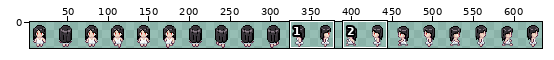
File history of a sprite sheet, Assets/Sprites/BlackHair.png. The picture above shows the old version from afar; the outline marks the close-up.
Close-up. Before the edit:
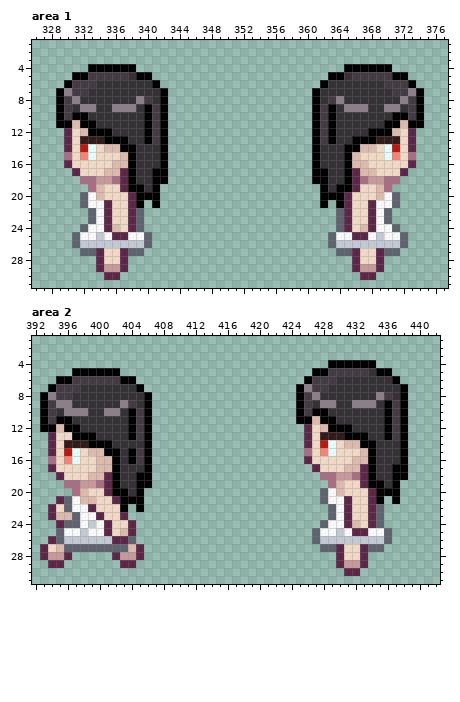
The file is 640x32 pixels. Shown: area 1: x 326..377, y 1..31; area 2: x 392..442, y 1..31. The wide view leaves out empty margins. The commit also changed other parts of the picture, which this record leaves out.
New version:
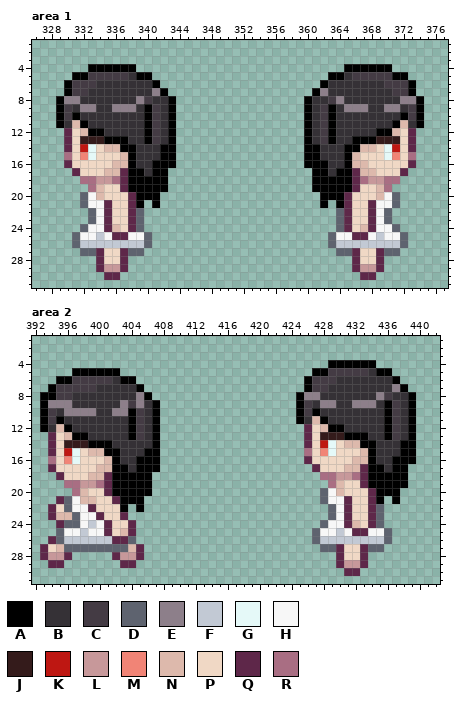
Palette (. is transparent): A #000000  B #353136  C #443b44  D #5e636f  E #8d7f8a  F #c2c9d4  G #e5f9f8  H #f7f7f7  J #341b1b  K #be1712  L #c7989a  M #f18476  N #ddb9ac  P #f0d8c5  Q #5e2749  R #a96e83
Change:
--- area 1
@@ x 326..377 @@
  6 ....ACCCBBBBBBBA....................ABBBBBBBCCCA....
- 7 ...AECCBBBBBBBBBA..................ABBBBBBBBBCCEA...
- 8 ...ACEBBBBBBBECBA..................ABCEBBBBBBBECA...
- 9 ...ACBEEBBEEEBACA..................ACABEEEBBEEBCA...
-10 ...ACAABBBBBBBACA..................ACABBBBBBBAACA...
-11 ...AANAABBBBBBACA..................ACABBBBBBAANAA...
-12 ....QPNAAABBBBACA..................ACABBBBAAANPQ....
-13 ....QPJJJAAABBACA..................ACABBAAAJJJPQ....
-14 ....QPKGPNNAABBBA..................ABBBAANNPGKPQ....
-15 ....RPMGPPPNABBBA..................ABBBANPPPGMPR....
-16 ....QPPPPPNNABBBA..................ABBBANNPPPPPQ....
-17 .....QPPPNNQABBAA..................AABBAQNNPPPQ.....
-18 ......RRLLRQABBAA..................AABBAQRLLRR......
-19 .......RNPPQAABA....................ABAAQPPNR.......
+ 7 ....ACCBBBBBBBBEA..................AEBBBBBBBBCCA....
+ 8 ...AEEBBBBBBBECBBA................ABBCEBBBBBBBEEA...
+ 9 ...ACBEEBBEEEBACBA................ABCABEEEBBEEBCA...
+10 ...ACABBBBBBBBACBA................ABCABBBBBBBBACA...
+11 ...ABNABBBBBBBACBA................ABCABBBBBBBANBA...
+12 ....QPNAABBBBBACBA................ABCABBBBBAANPQ....
+13 ....QPJJJAAABBACBA................ABCABBAAAJJJPQ....
+14 ....QPKGPNNAABBBAA................AABBBAANNPGKPQ....
+15 ....RPMGPPPNABBBAA................AABBBANPPPGMPR....
+16 ....QPPPPPNNABBAAA................AAABBANNPPPPPQ....
+17 .....QPPPNNQAABAA..................AABAAQNNPPPQ.....
+18 ......RRLLRQAAAAA..................AAAAAQRLLRR......
+19 .......RNPPQAAAAA..................AAAAAQPPNR.......
 20 ......DHNPPPQAAA....................AAAQPPPNHD......
--- area 2
@@ x 392..442 @@
  5 .....AAAAAA........................AACCCCCBAA......
- 6 ...AACCCCCCAA.....................ACCCBBBBBBBA.....
- 7 ..ACCCBBBBBBBA...................AECCBBBBBBBBBA....
- 8 .AECCBBBBBBBBBA..................ACEBBBBBBBECBA....
- 9 .ACEEBBBBBBECBA..................ACBEEBBEEEBACA....
-10 .ACBEEEBBEEBACA..................ACAABBBBBBBACA....
-11 .ACAABBBBBBBACA..................AANAABBBBBBACA....
-12 .AANAABBBBBBACA...................QPNAAABBBBACA....
-13 ..QPPAAABBBBACA...................QPJJJAAABBACA....
-14 ..QPJJJAAABBBBA...................QPKGPNNAABBBA....
-15 ..QPKGPNNAABACA...................RPMGPPPNABBBA....
-16 ..RPMGPPNNABACA...................QPPPPPNNABBBA....
-17 ..QPPPPPNNABBBA....................QPPPNNQABBAA....
-18 ...QPPPNNQABBAA.....................RRLLRQABBAA....
-19 ....RRLLRQABBAA......................RNPPQAABA.....
-20 .....RNPPQAABA......................DHNPPPQAAA.....
+ 6 ...AACCCCCBAA.....................ACCCBBBBBBBA.....
+ 7 ..ACCCCCBBBBBA....................ACCBBBBBBBBEA....
+ 8 .AACCBBBBBBBBEA..................AEEBBBBBBBECBBA...
+ 9 .AEEEBBBBBBECEBA.................ACBEEBBEEEBACBA...
+10 .ACBEEEEBBEEACBA.................ACABBBBBBBBACBA...
+11 .ACABBBBBBBBACBA.................ABNABBBBBBBACBA...
+12 .ABNABBBBBBBACBA..................QPNAABBBBBACBA...
+13 ..QPNAABBBBBACBA..................QPJJJAAABBACBA...
+14 ..QPJJJAAABBBBBA..................QPKGPNNAABBBAA...
+15 ..QPKGPNNAABBBAA..................RPMGPPPNABBBAA...
+16 ..RPMGPPPNABBAAA..................QPPPPPNNABBAAA...
+17 ..QPPPPPNNAABAAA...................QPPPNNQAABAA....
+18 ...QPPPNNQAAAAA.....................RRLLRQAAAAA....
+19 ....RRLLRQAAAAA......................RNPPQAAAAA....
+20 .....RNPPQAAAAA.....................DHNPPPQAAA.....
 21 ...QDHNNPPQAAA......................DHHQPPQA.A.....
Pixel boxes of the changes (left, top, right, bottom) in both close-ups:
changed: (56, 88, 112, 136)
changed: (136, 88, 176, 192)
changed: (304, 88, 344, 192)
changed: (368, 88, 424, 136)
changed: (48, 376, 160, 496)
changed: (296, 384, 352, 432)
changed: (376, 384, 416, 488)
